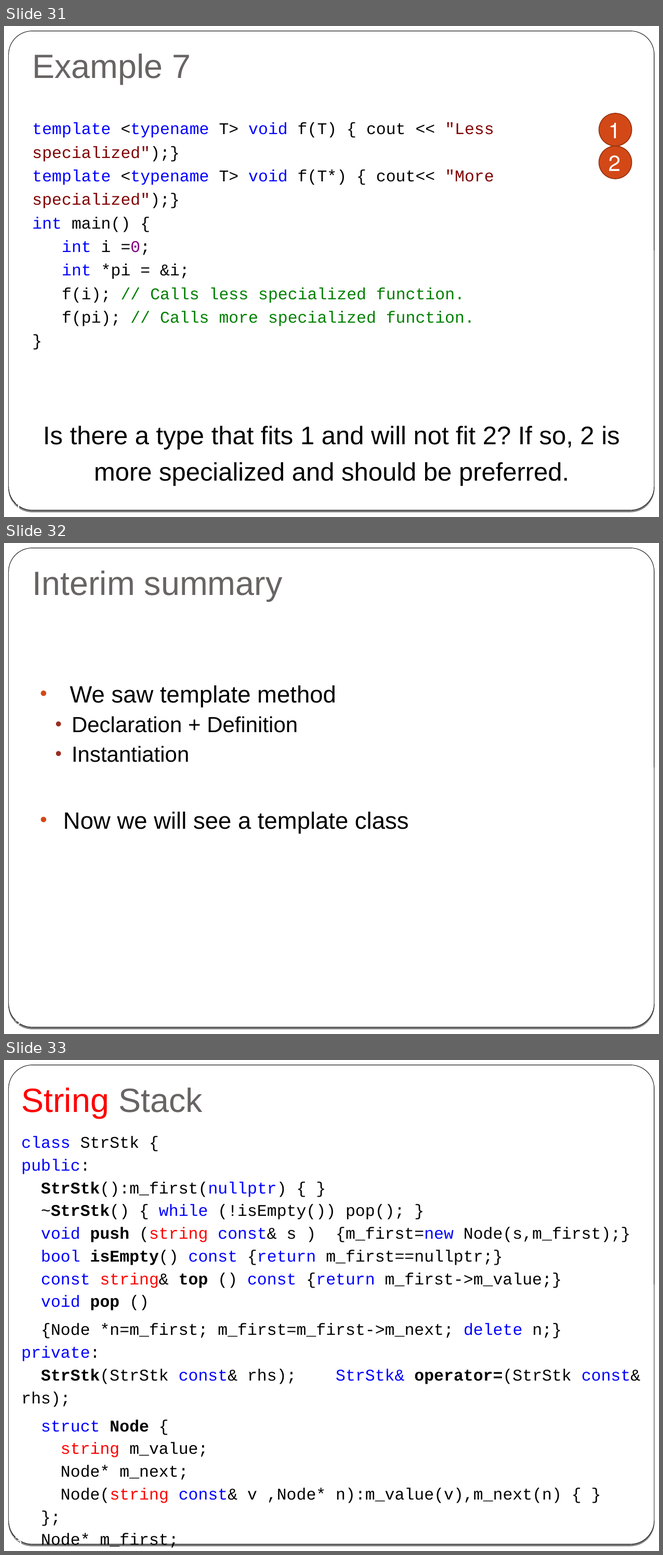
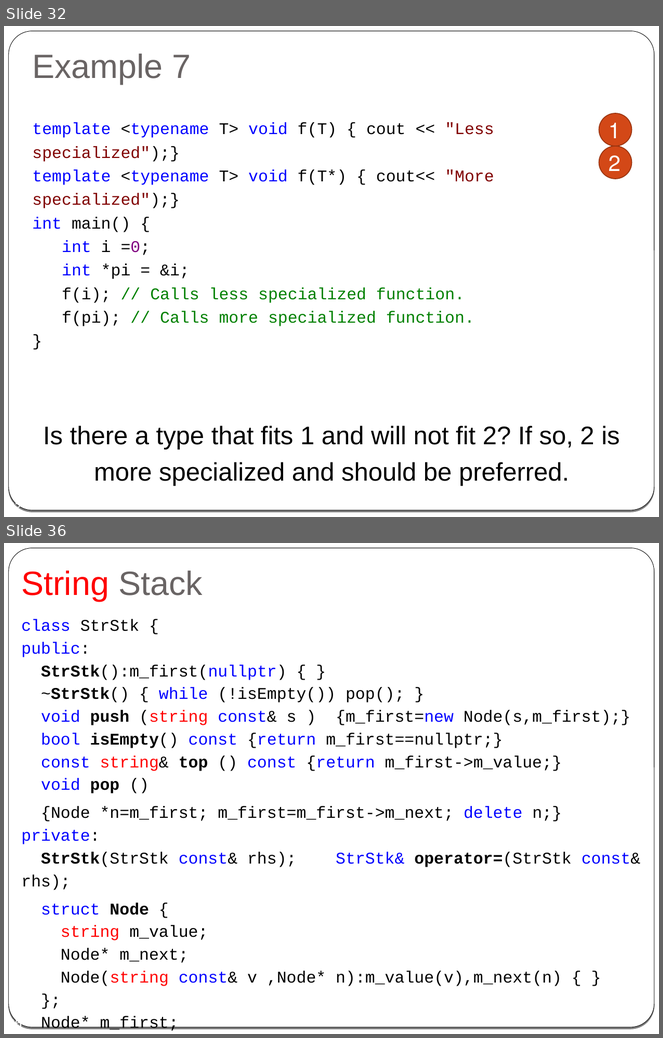
Before and after one commit to cpp-at-ariel/cpp-5778, a slide deck: week08-templates/slides.odp. Shown one above the other, each under a label of ours: slides 31, 32 and 33 before the commit, slides 32 and 36 after it; the slides between them are not shown. The pictures are 663x1555 and 663x1038 pixels, drawn with LibreOffice and Linux fonts; fonts in the diff are those of the drawing. Boxes give left, top, right and bottom in pixels: in the first picture for what was removed or moved away, otherwise in the second. Text is boxed around its words. In the diff, an @@ line names an element or a change of style, - is before the commit and + after.

Commit message:
template slides

```diff
--- a/week08-templates/slides.odp
+++ b/week08-templates/slides.odp
@@ slide 32 removed at [4, 543, 659, 1034], background gradient #000000 to #FFFFFF; not listed: 2 template elements that a slide beside it also shows @@
@@ title removed at [32, 571, 283, 601] @@
-Interim summary
@@ text removed at [63, 685, 409, 834] @@
-• We saw template method
-  • Declaration + Definition
-  • Instantiation
-• Now we will see a template class
@@ page number removed at [8, 1018, 22, 1027] @@
-32
@@ what was slide 31 is now slide 32 @@
@@ what was slide 33 is now slide 36 @@
@@ page number at [8, 1018, 22, 1027]: text changed @@
-33
+36
```
Also in this commit, not shown: 4 slides changed, 7 slides added.
